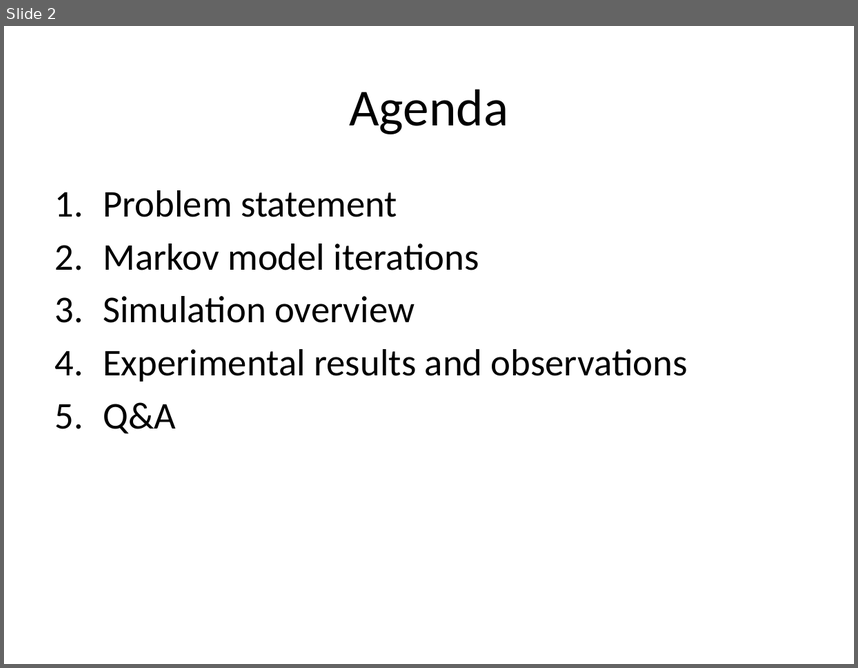
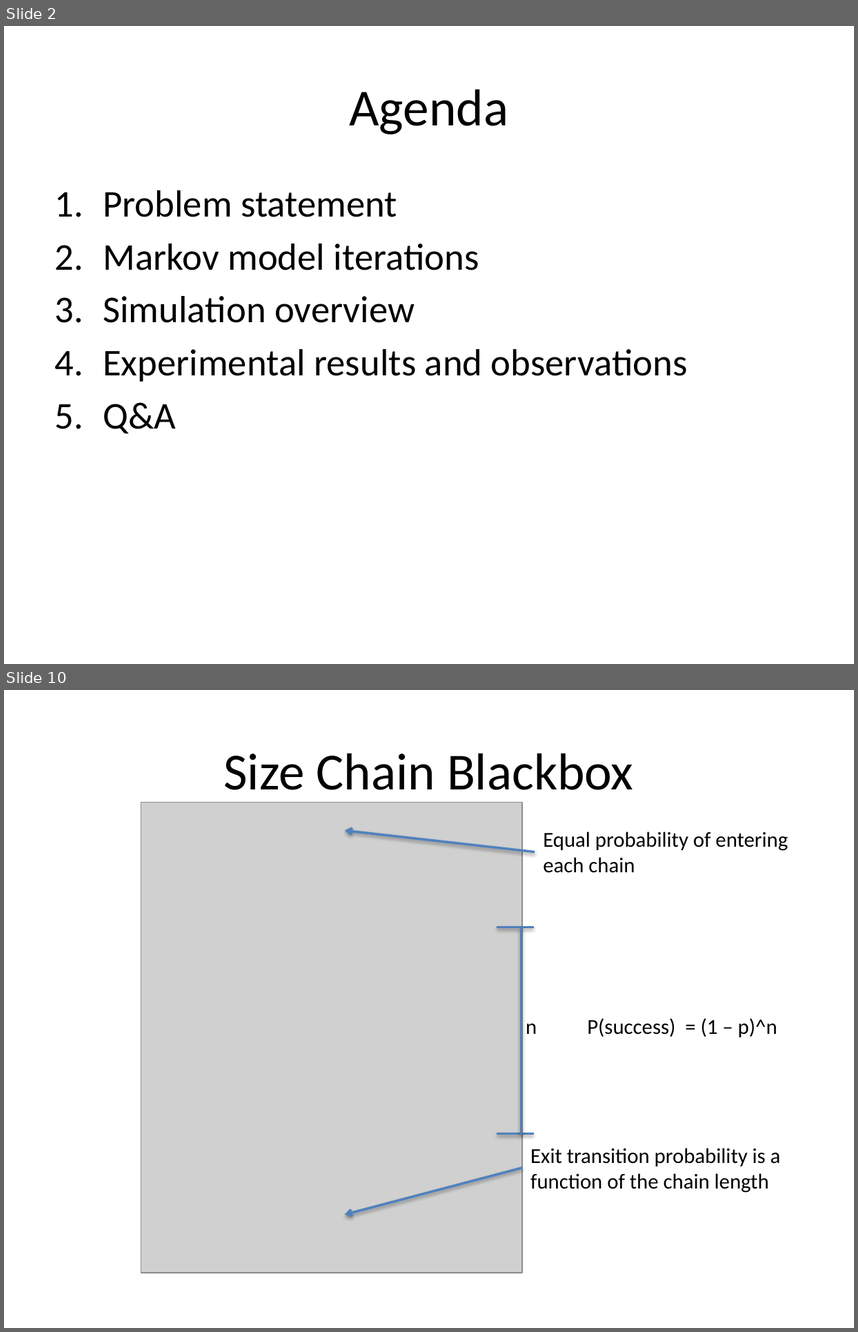
Before and after one commit to tamirh-uci/HeteroTrafficModels, a slide deck: presentation/slides.pptx. Shown one above the other, each under a label of ours: slide 2 before the commit, slides 2 and 10 after it; the slides between them are not shown. The pictures are 858x668 and 858x1332 pixels, drawn with LibreOffice and Linux fonts; fonts in the diff are those of the drawing; grey boxes stand for pictures. Boxes give left, top, right and bottom in pixels: in the first picture for what was removed or moved away, otherwise in the second. Text is boxed around its words. In the diff, an @@ line names an element or a change of style, - is before the commit and + after.

```diff
--- a/presentation/slides.pptx
+++ b/presentation/slides.pptx
@@ slide 10 added at box(4, 690, 854, 1328), background #FFFFFF @@
@@ title added at box(223, 753, 633, 790), 44 pt, text #000000 @@
+Size Chain Blackbox
@@ picture added at box(141, 802, 522, 1272) @@
@@ arrow added from (535, 851) to (345, 830), #4F81BD 2 pt @@
@@ text added at box(543, 831, 788, 873), 18 pt, text #000000 @@
+Equal probability of entering each chain
@@ line added from (497, 927) to (534, 927), #4F81BD 2 pt @@
@@ line added from (521, 927) to (521, 1134), #4F81BD 2 pt @@
@@ text added at box(587, 1018, 777, 1037), 18 pt, text #000000 @@
+P(success) = (1 – p)^n
@@ text added at box(526, 1023, 537, 1034), 18 pt, text #000000 @@
+n
@@ line added from (497, 1134) to (534, 1134), #4F81BD 2 pt @@
@@ text added at box(530, 1147, 781, 1192), 18 pt, text #000000 @@
+Exit transition probability is a function of the chain length
@@ arrow added from (523, 1167) to (345, 1214), #4F81BD 2 pt @@
```
Also in this commit, not shown: 7 slides changed, 12 other slides added.
